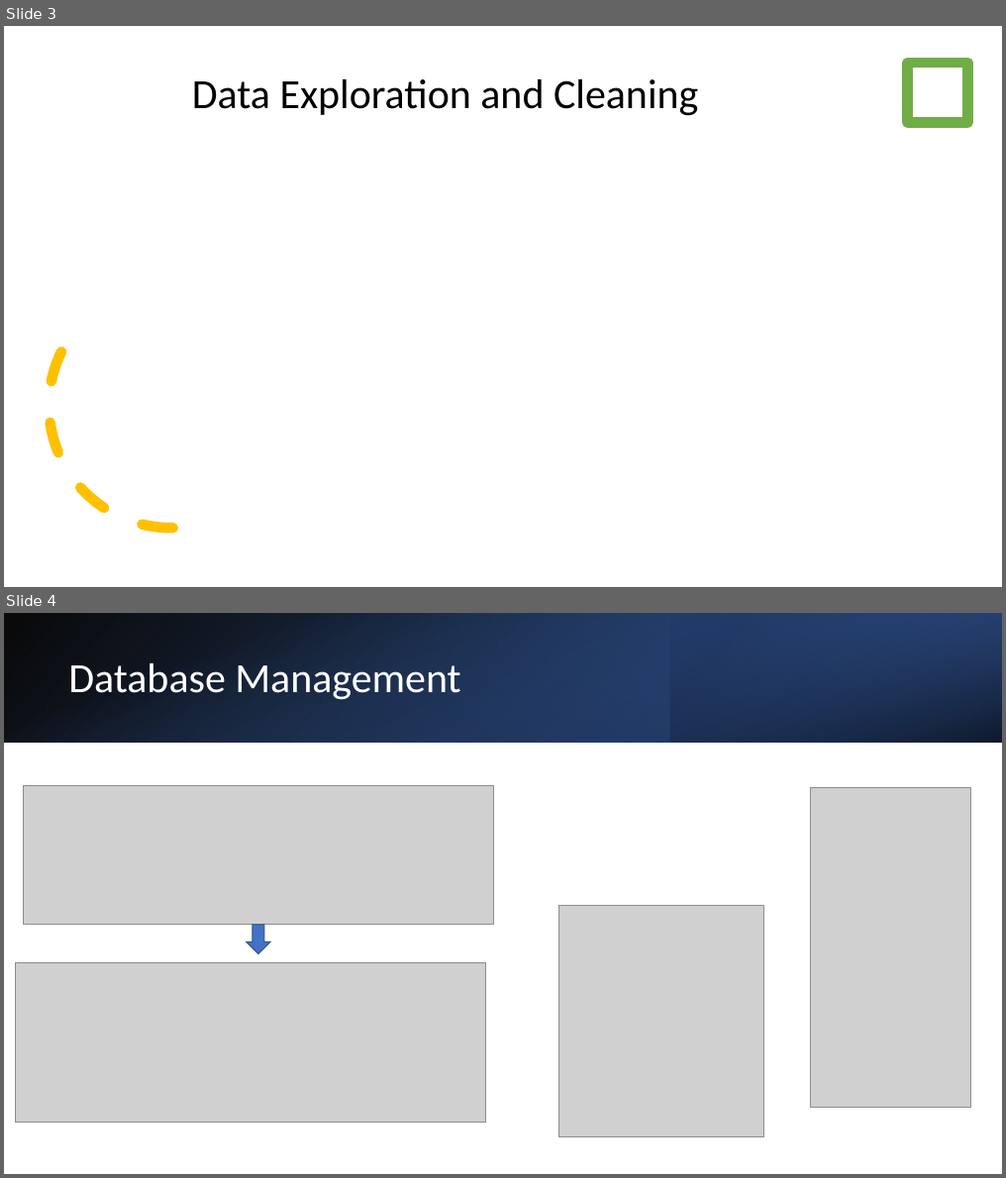
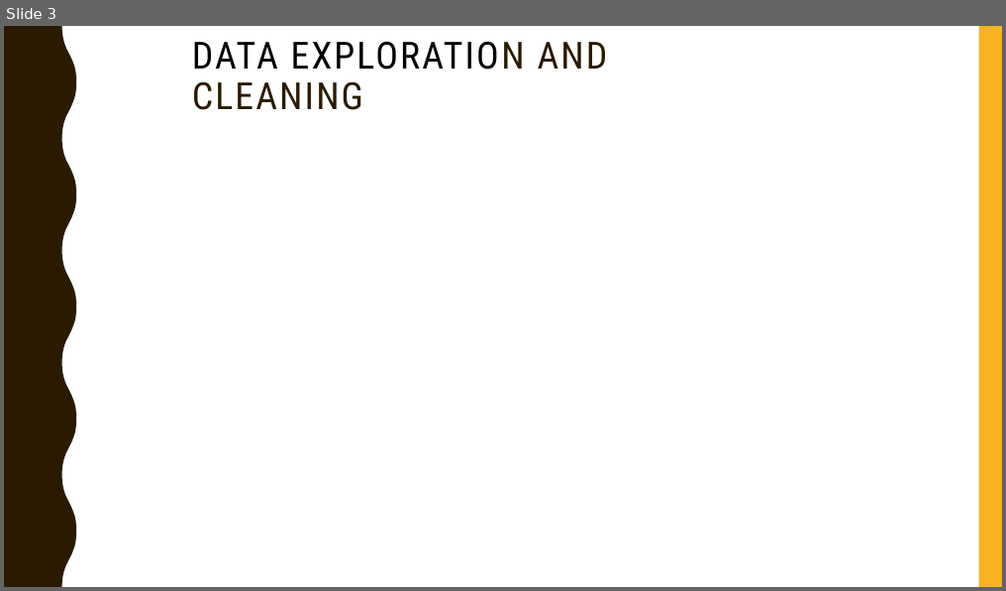
Before and after one commit to SyedFarman/Chicago_Traffic_Crashes, a slide deck: Slides.pptx. Shown one above the other, each under a label of ours: slides 3 and 4 before the commit, slide 3 after it. The pictures are 1006x1178 and 1006x591 pixels, drawn with LibreOffice and Linux fonts; fonts in the diff are those of the drawing; grey boxes stand for pictures. Boxes give left, top, right and bottom in pixels: in the first picture for what was removed or moved away, otherwise in the second. Text is boxed around its words. In the diff, an @@ line names an element or a change of style, - is before the commit and + after.

```diff
--- a/Slides.pptx
+++ b/Slides.pptx
@@ slide 4 removed at (4,613,1002,1174), background #FFFFFF @@
@@ rectangle removed at (4,613,1002,742) @@
@@ rectangle removed at (4,613,1002,742) @@
@@ rectangle removed at (317,613,669,742) @@
@@ rectangle removed at (669,613,1002,742) @@
@@ title removed at (68,663,460,700) @@
-Database Management
@@ picture removed at (24,786,494,925) @@
@@ picture removed at (811,788,971,1108) @@
@@ picture removed at (559,906,764,1138) @@
@@ down arrow removed at (247,925,270,955) @@
@@ picture removed at (16,963,486,1123) @@
@@ slide 3 changed as well @@
@@ freeform shape added at (4,26,76,587), fill #2A1A00 @@
@@ title at (192,41,608,110): text changed; size 40 to 36 pt; font Calibri to Roboto Condensed @@
-Data Exploration and Cleaning
+DATA EXPLORATION AND CLEANING
@@ rectangle added at (979,26,1002,587), fill #F8B323 @@
@@ rectangle removed at (908,63,967,123) @@
@@ arc (boxed as its full ellipse) removed at (43,277,300,535) @@
```
Also in this commit, not shown: 4 other slides changed, 2 slides added, 2 other files.
